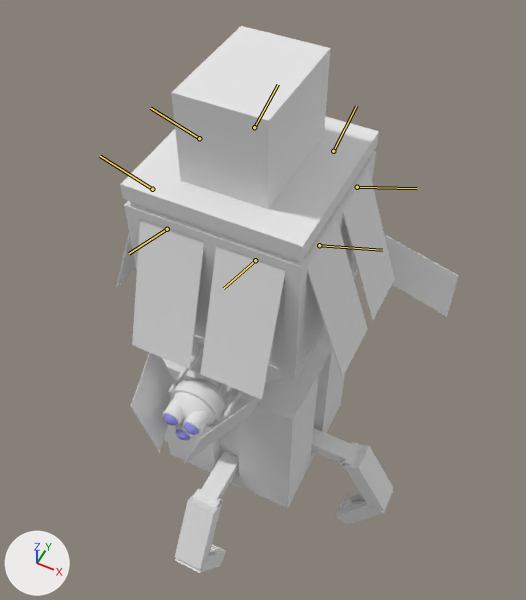
Two versions of the Blender file Assets/models/cave/room02/room02f_miner_alt02.blend, one commit apart.
Both versions are drawn from a 50 mm camera at (4.18, -8.09, 7.12) aimed at (-0.08, 0.45, -3.54). Lighting does not change. The marker at lower left points along +X, +Y and +Z. Both versions are drawn at frame 31 of the action 'miner01_extend'; the numbers are the values there. The bones that change are drawn over the model as lines.

In view in the first picture: 'arms_upper.E', 'arms_upper.S', 'body_bottom', 'body_clamp', 'collection_area', 'collection_area_glass', 'collection_area_panels.E1', 'collection_area_panels.E2', 'collection_area_panels.S1', 'collection_area_panels.S2', 'collection_area_panels.W2', 'eye.000', 'eye.001', 'eye.002', 'face_plate.L', 'mid_section_shell.R', 'neck02'.
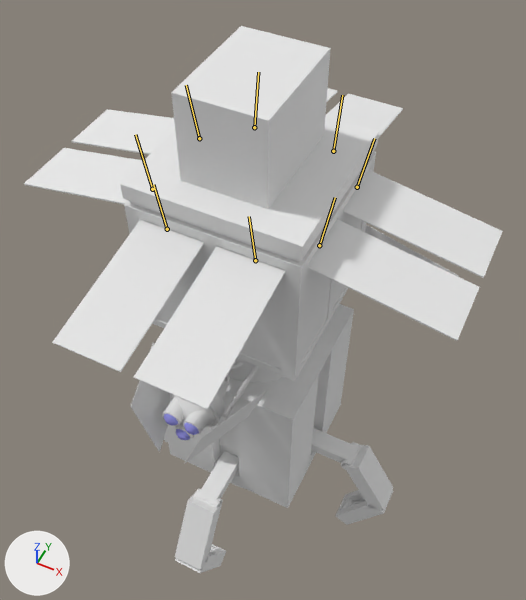
Location of each change, (x1, y1, x2, y2) in pixels of the pictures (526 x 600 px):
'collection_area_panels.S2', posed (77% wider): before (200, 245, 285, 400); after (134, 246, 285, 410)
'collection_area_panels.S1', posed (110% wider): before (132, 219, 204, 369); after (52, 220, 204, 372)
'collection_area_panels.E2', posed (177% wider, 22% shorter): before (307, 220, 368, 377); after (308, 219, 479, 341)
'collection_area_panels.E1', posed (204% wider, 28% shorter): before (343, 170, 395, 321); after (343, 170, 503, 278)
'collection_area_panels.W2', posed: before (116, 234, 136, 288); after (24, 148, 143, 204)
'collection_area_panels.W1', posed (not visible before): after (71, 109, 175, 155)
'collection_area_panels.N2', posed (not visible before): after (326, 94, 403, 138)
'collection_area_panels.N1', posed (not visible before): after (327, 88, 338, 102)
'mid_section_shell.R', unchanged, covered by the edit: before (385, 235, 459, 317); after (365, 225, 459, 277)
bone 'DEF-collection_area_panels.E1', root to tip: before (357, 187) to (417, 188); after (357, 187) to (374, 138)
bone 'DEF-collection_area_panels.E2', root to tip: before (319, 245) to (382, 250); after (319, 245) to (335, 197)
bone 'DEF-collection_area_panels.W2', root to tip: before (152, 189) to (100, 156); after (152, 189) to (135, 134)
bone 'DEF-collection_area_panels.W1', root to tip: before (199, 138) to (150, 108); after (199, 138) to (186, 85)
bone 'DEF-collection_area_panels.N1', root to tip: before (254, 127) to (278, 84); after (254, 127) to (258, 72)
bone 'DEF-collection_area_panels.N2', root to tip: before (333, 151) to (356, 106); after (333, 151) to (342, 95)
bone 'DEF-collection_area_panels.S2', root to tip: before (255, 260) to (223, 288); after (255, 260) to (249, 216)
bone 'DEF-collection_area_panels.S1', root to tip: before (167, 229) to (129, 253); after (167, 229) to (153, 184)

What the commit changed:
Bone 'DEF-collection_area_panels.E1' (bone_def_collection_area_panels_e1) turns from (0, 0, 19) to (0, 0, 80) degrees about its own x, y and z.
Bone 'DEF-collection_area_panels.E2' (bone_def_collection_area_panels_e2) turns from (0, 0, 19) to (0, 0, 80) degrees about its own x, y and z.
Bone 'DEF-collection_area_panels.W2' (bone_def_collection_area_panels_w2) turns from (0, 0, -19) to (0, 0, -80) degrees about its own x, y and z.
Bone 'DEF-collection_area_panels.W1' (bone_def_collection_area_panels_w1) turns from (0, 0, -19) to (0, 0, -80) degrees about its own x, y and z.
Bone 'DEF-collection_area_panels.N1' (bone_def_collection_area_panels_n1) turns from (0, 0, 19) to (0, 0, 80) degrees about its own x, y and z.
Bone 'DEF-collection_area_panels.N2' (bone_def_collection_area_panels_n2) turns from (0, 0, 19) to (0, 0, 80) degrees about its own x, y and z.
Bone 'DEF-collection_area_panels.S2' (bone_def_collection_area_panels_s2) turns from (0, 0, -19) to (0, 0, -80) degrees about its own x, y and z.
Bone 'DEF-collection_area_panels.S1' (bone_def_collection_area_panels_s1) turns from (0, 0, -19) to (0, 0, -80) degrees about its own x, y and z.
